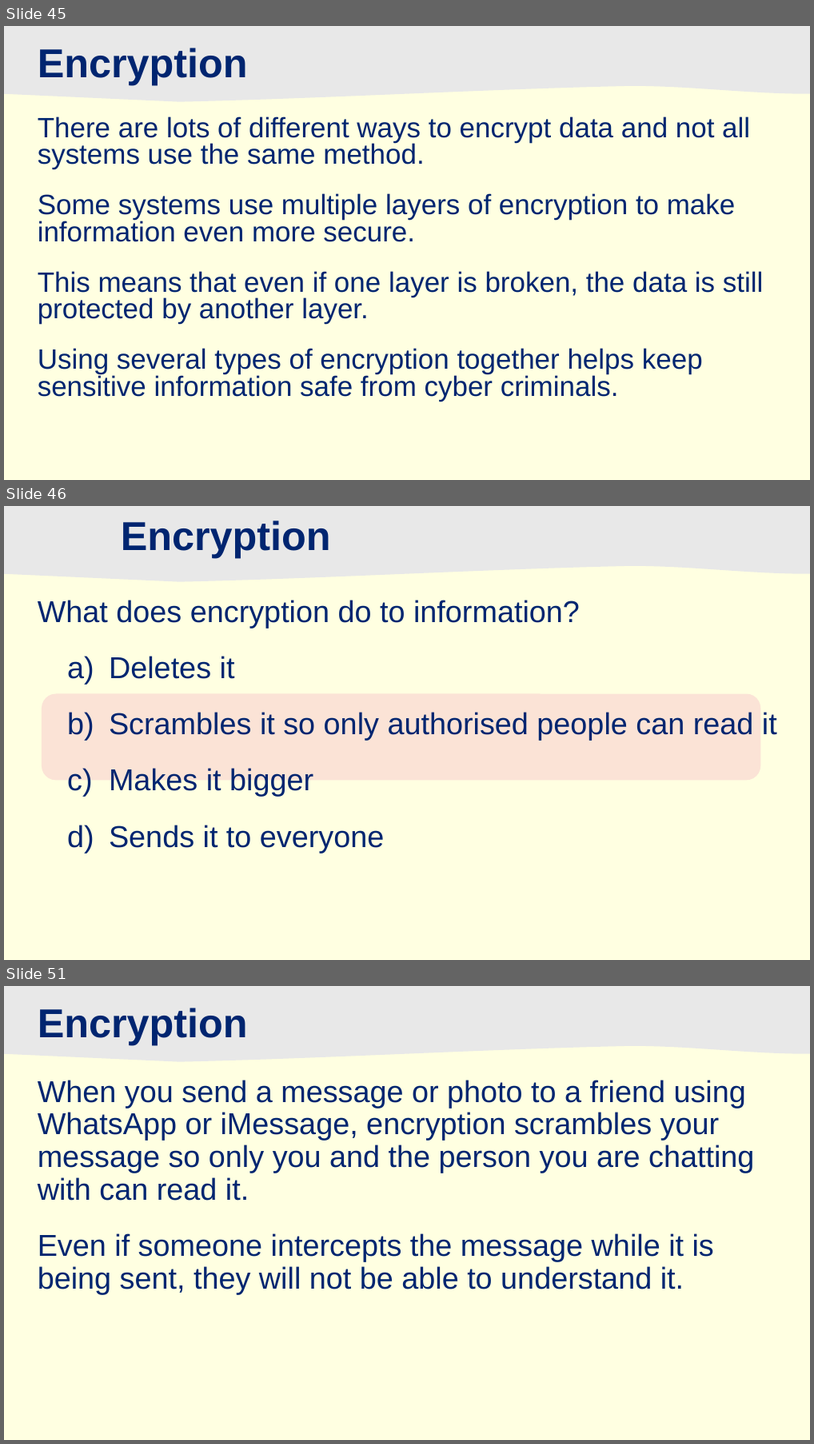
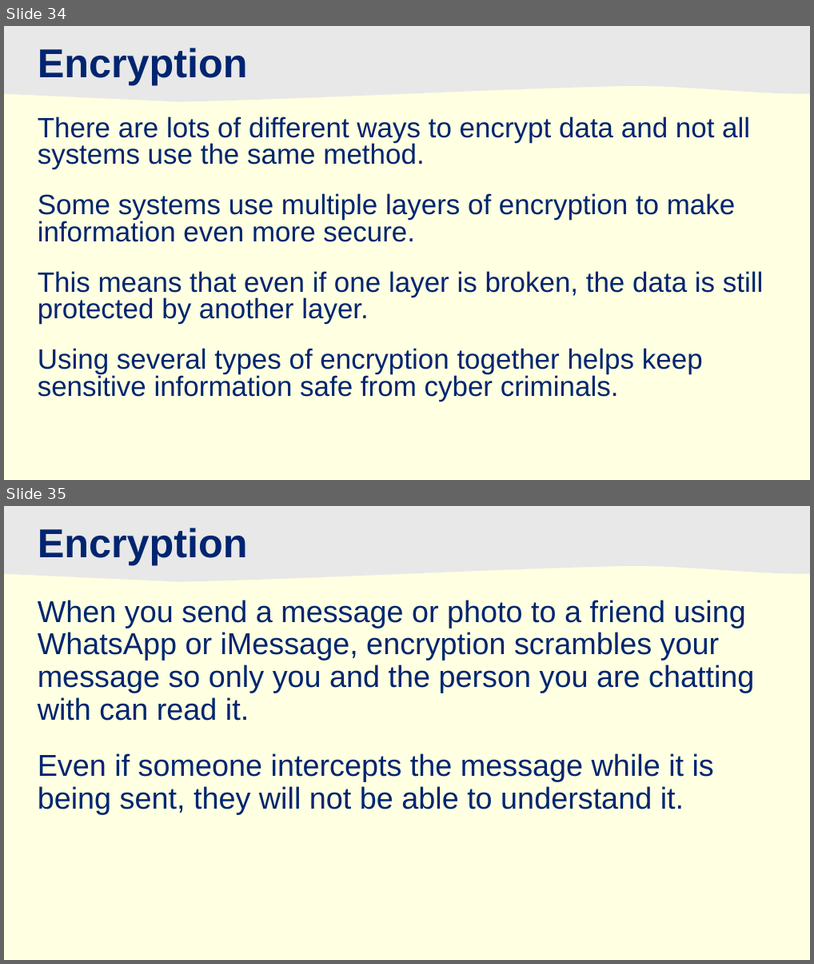
Before and after one commit to JFinnTeacher/TY-Introduction-to-Coding-with-Python, a slide deck: Lesson 05 - Understanding Cyber Threats/02_Cyber_Threats.pptx. Shown one above the other, each under a label of ours: slides 45, 46 and 51 before the commit, slides 34 and 35 after it; the slides between them are not shown. The pictures are 814x1444 and 814x964 pixels, drawn with LibreOffice and Linux fonts; fonts in the diff are those of the drawing; background and template pictures are left out. Boxes give left, top, right and bottom in pixels: in the first picture for what was removed or moved away, otherwise in the second. Text is boxed around its words. In the diff, an @@ line names an element or a change of style, - is before the commit and + after.

```diff
--- a/Lesson 05 - Understanding Cyber Threats/02_Cyber_Threats.pptx
+++ b/Lesson 05 - Understanding Cyber Threats/02_Cyber_Threats.pptx
@@ slide 46 removed at (x1=4, y1=506, x2=810, y2=960), background #FFFFE1; not listed: 1 template element that a slide beside it also shows @@
@@ title removed at (x1=121, y1=520, x2=331, y2=558) @@
-Encryption
@@ text removed at (x1=38, y1=600, x2=778, y2=852) @@
-What does encryption do to information?
-a) Deletes it
-b) Scrambles it so only authorised people can read it
-c) Makes it bigger
-d) Sends it to everyone
@@ rounded rectangle removed at (x1=42, y1=693, x2=762, y2=780) @@
@@ what was slide 45 is now slide 34 @@
@@ what was slide 51 is now slide 35 @@
```
Also in this commit, not shown: 1 slide changed, 18 other slides removed, 9 other files.
